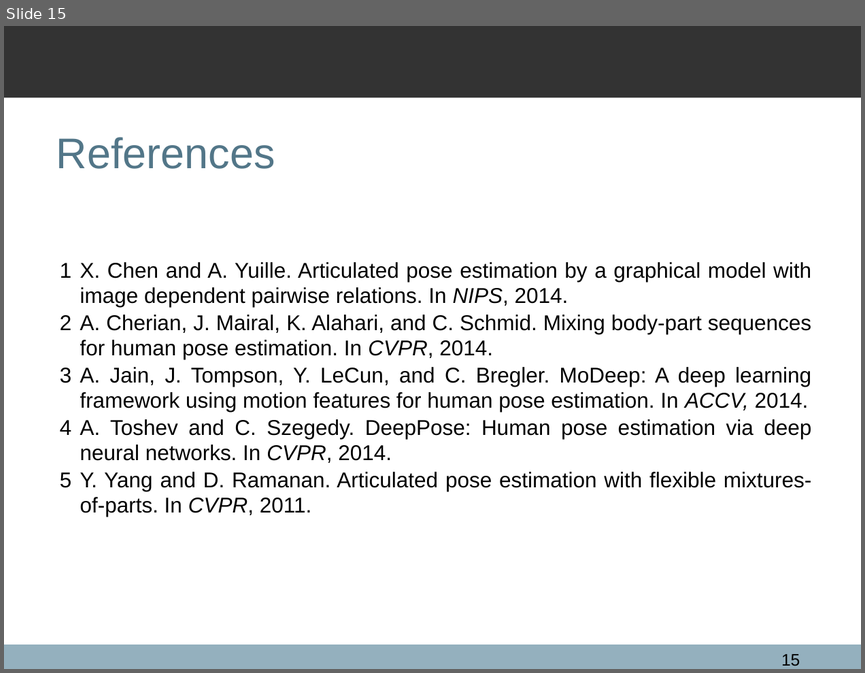
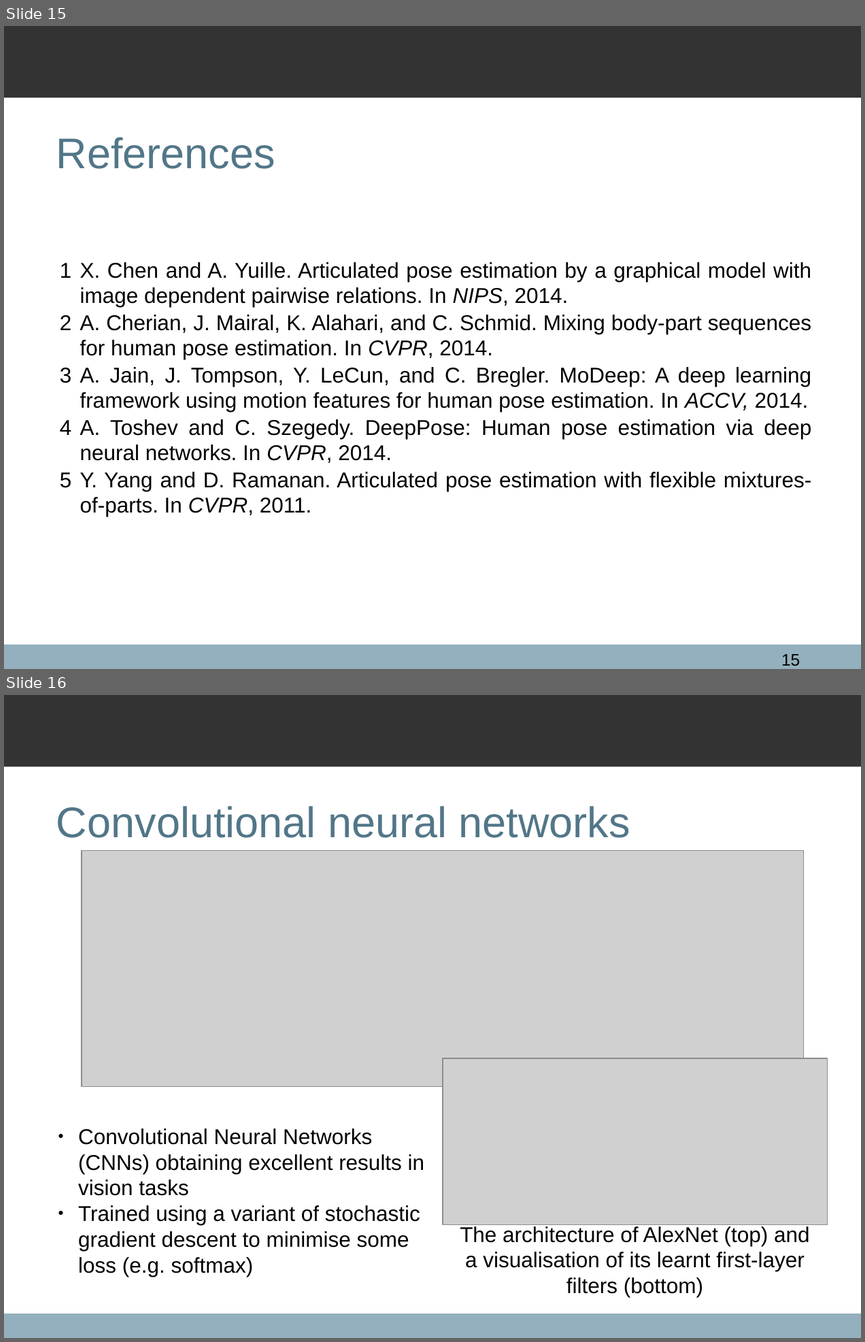
Before and after one commit to qxcv/comp2560, a slide deck: presentation/presentation.odp. Shown one above the other, each under a label of ours: slide 15 before the commit, slides 15 and 16 after it. The pictures are 865x673 and 865x1342 pixels, drawn with LibreOffice and Linux fonts; fonts in the diff are those of the drawing; grey boxes stand for pictures; background and template pictures are left out. Boxes give left, top, right and bottom in pixels: in the first picture for what was removed or moved away, otherwise in the second. Text is boxed around its words. In the diff, an @@ line names an element or a change of style, - is before the commit and + after.

Commit message:
Add slide back in at the end

```diff
--- a/presentation/presentation.odp
+++ b/presentation/presentation.odp
@@ slide 16 added at bbox=[4, 695, 861, 1338], background #FFFFFF; not listed: 2 template elements that a slide beside it also shows @@
@@ title added at bbox=[56, 806, 630, 838], 36 pt, text #527688 @@
+Convolutional neural networks
@@ picture added at bbox=[82, 850, 804, 1087] @@
@@ picture added at bbox=[443, 1058, 827, 1225] @@
@@ text added at bbox=[78, 1128, 425, 1276], 18 pt, text #000000 @@
+● Convolutional Neural Networks (CNNs) obtaining excellent results in vision tasks
+● Trained using a variant of stochastic gradient descent to minimise some loss (e.g. softmax)
@@ text added at bbox=[460, 1226, 810, 1297], 18 pt, text #000000 @@
+The architecture of AlexNet (top) and a visualisation of its learnt first-layer filters (bottom)
```
